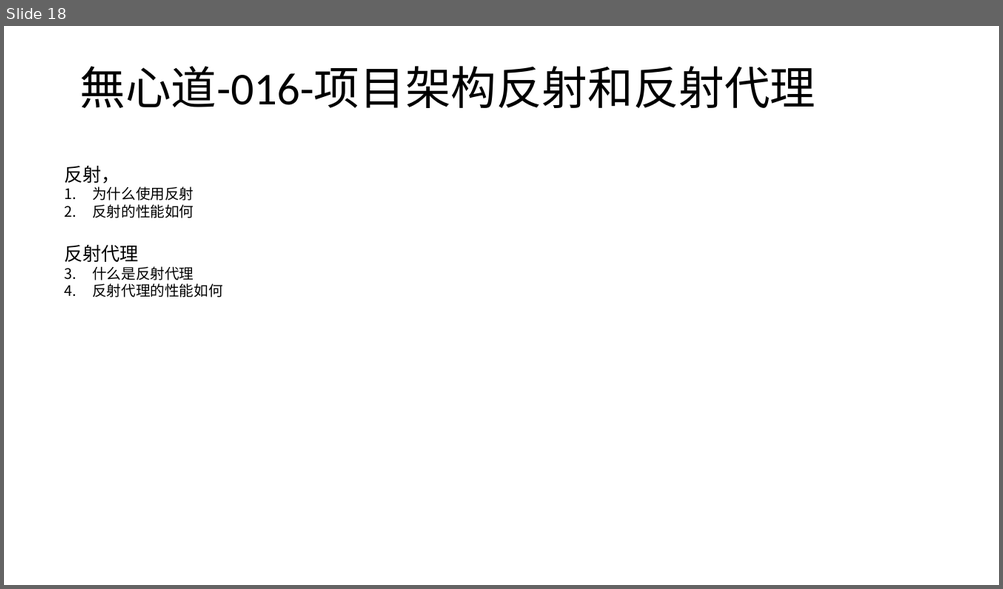
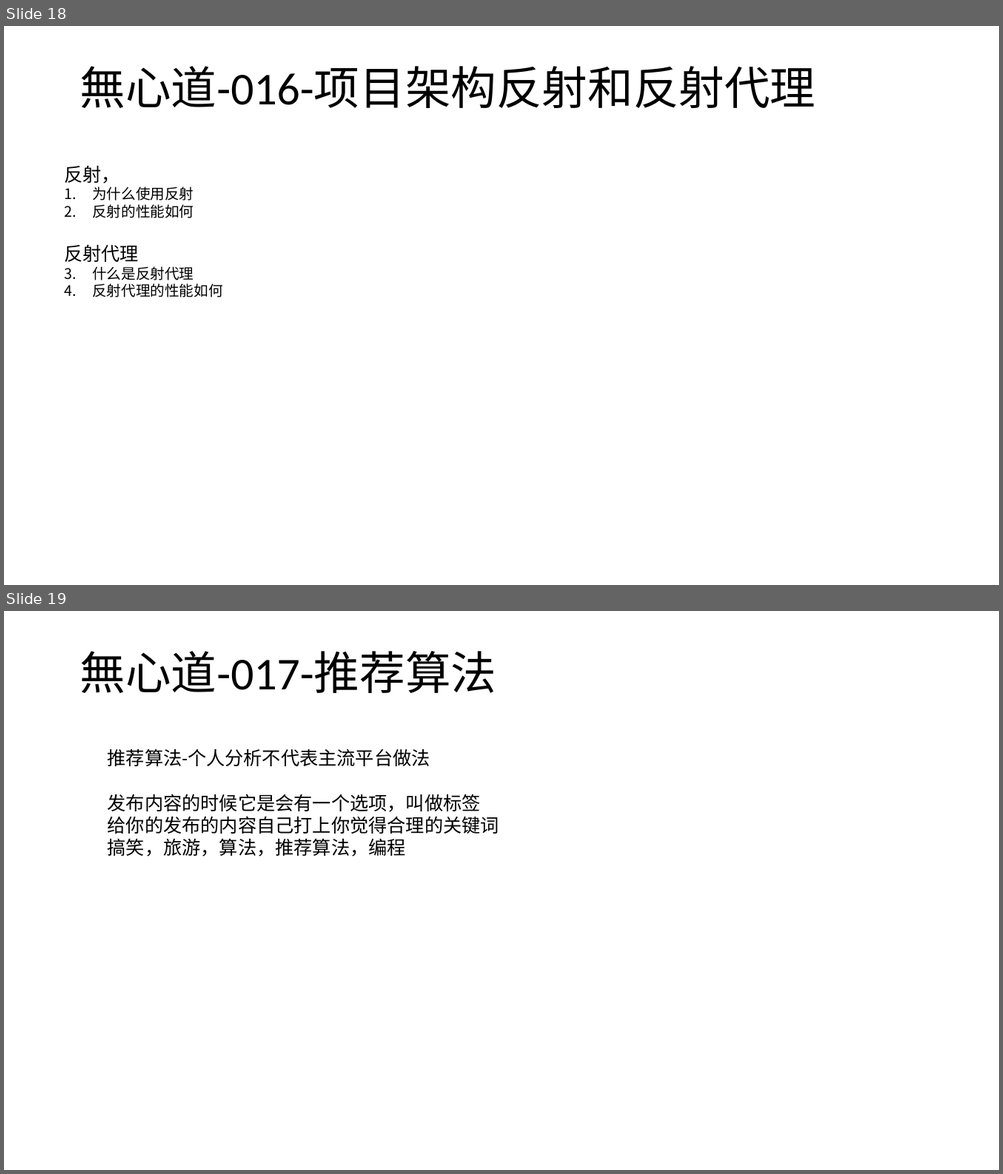
Before and after one commit to wxd-gaming/wxdgaming.spring.boot, a slide deck: 無心道快速开发演示文稿.pptx. Shown one above the other, each under a label of ours: slide 18 before the commit, slides 18 and 19 after it. The pictures are 1003x589 and 1003x1174 pixels, drawn with LibreOffice and Linux fonts; fonts in the diff are those of the drawing. Boxes give left, top, right and bottom in pixels: in the first picture for what was removed or moved away, otherwise in the second. Text is boxed around its words. In the diff, an @@ line names an element or a change of style, - is before the commit and + after.

```diff
--- a/無心道快速开发演示文稿.pptx
+++ b/無心道快速开发演示文稿.pptx
@@ slide 19 added at (x1=4, y1=611, x2=999, y2=1170), background #FFFFFF @@
@@ title added at (x1=79, y1=651, x2=496, y2=693), 44 pt, text #000000 @@
+無心道-017-推荐算法
@@ text added at (x1=108, y1=749, x2=499, y2=857), 18 pt, text #000000 @@
+推荐算法-个人分析不代表主流平台做法
+发布内容的时候它是会有一个选项，叫做标签
+给你的发布的内容自己打上你觉得合理的关键词
+搞笑，旅游，算法，推荐算法，编程
```
Also in this commit, not shown: 1 slide removed, 1 other file.
